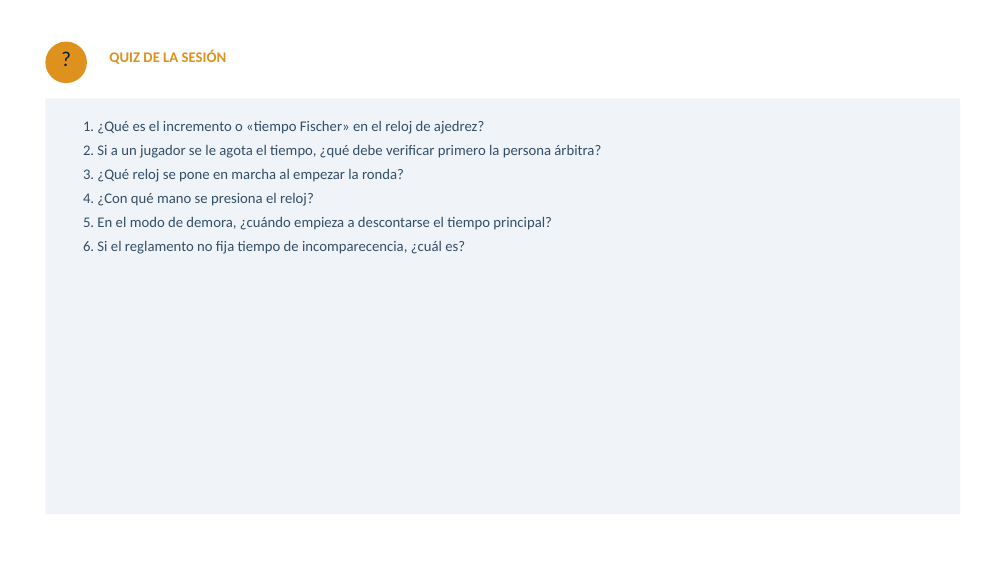
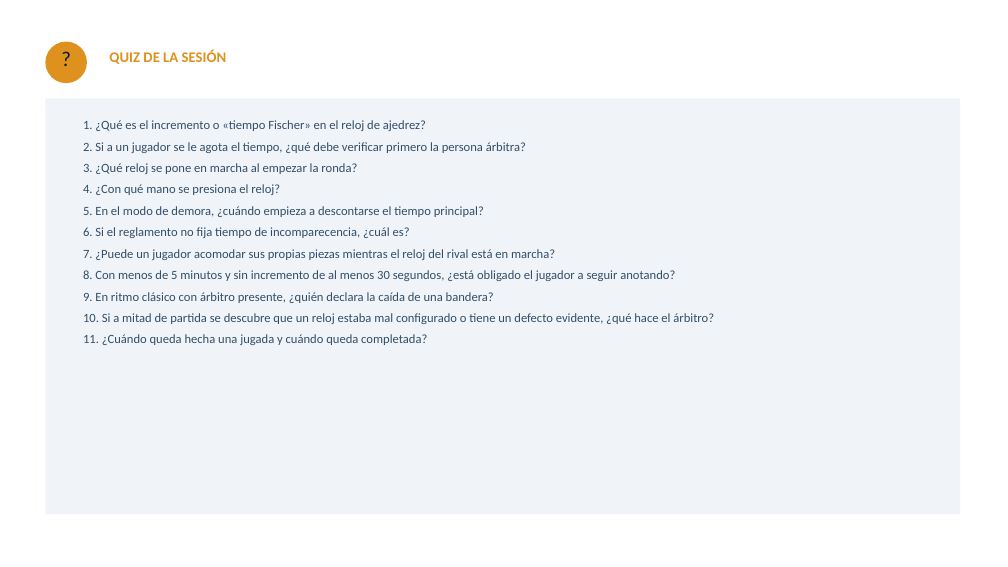
Before and after one commit to GMpupilo2026/Pagina-Completa, a slide deck: slide 22 of cursos/recursos/formacion-ajedrez/05-uso-y-control-del-reloj.pptx. Drawn at 1008x567 pixels with LibreOffice and Linux fonts; fonts in the diff are those of the drawing. Boxes give left, top, right and bottom in pixels: in the first picture for what was removed or moved away, otherwise in the second. Text is boxed around its words. In the diff, an @@ line names an element or a change of style, - is before the commit and + after.

```diff
--- a/cursos/recursos/formacion-ajedrez/05-uso-y-control-del-reloj.pptx
+++ b/cursos/recursos/formacion-ajedrez/05-uso-y-control-del-reloj.pptx
@@ text at box(83, 120, 526, 238): size 14 to 12 pt in "1. ¿Qué es el incremento o «tiempo ...", "2. Si a un jugador se le ...", "3. ¿Qué reloj se pone en marcha ...", "4. ¿Con qué mano se presiona el ..." and 2 more places @@
@@ text at box(83, 249, 714, 345): paragraphs added @@
+7. ¿Puede un jugador acomodar sus propias piezas mientras el reloj del rival está en marcha?
+8. Con menos de 5 minutos y sin incremento de al menos 30 segundos, ¿está obligado el jugador a seguir anotando?
+9. En ritmo clásico con árbitro presente, ¿quién declara la caída de una bandera?
+10. Si a mitad de partida se descubre que un reloj estaba mal configurado o tiene un defecto evidente, ¿qué hace el árbitro?
+11. ¿Cuándo queda hecha una jugada y cuándo queda completada?
```
Also in this commit, not shown: 24 other files.
